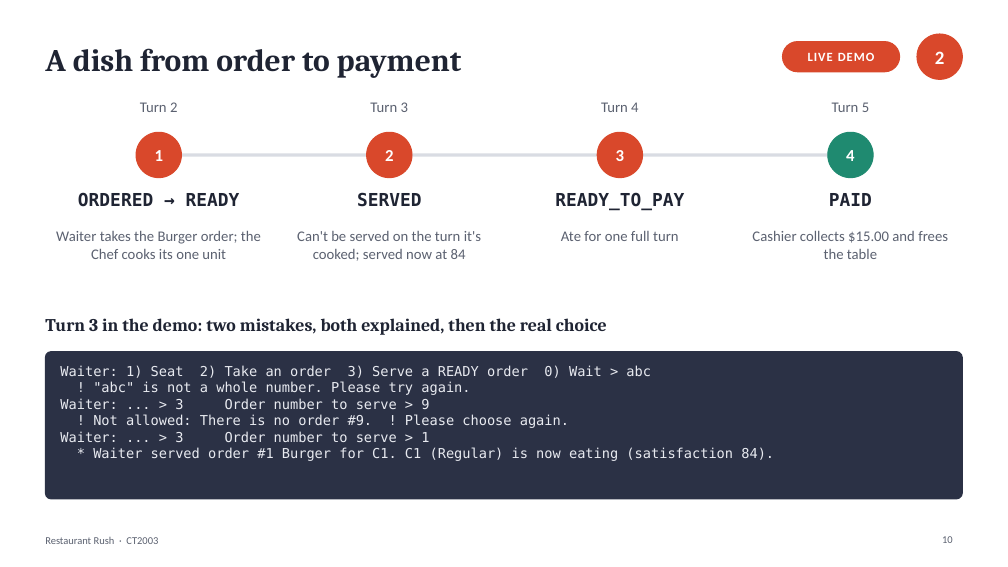
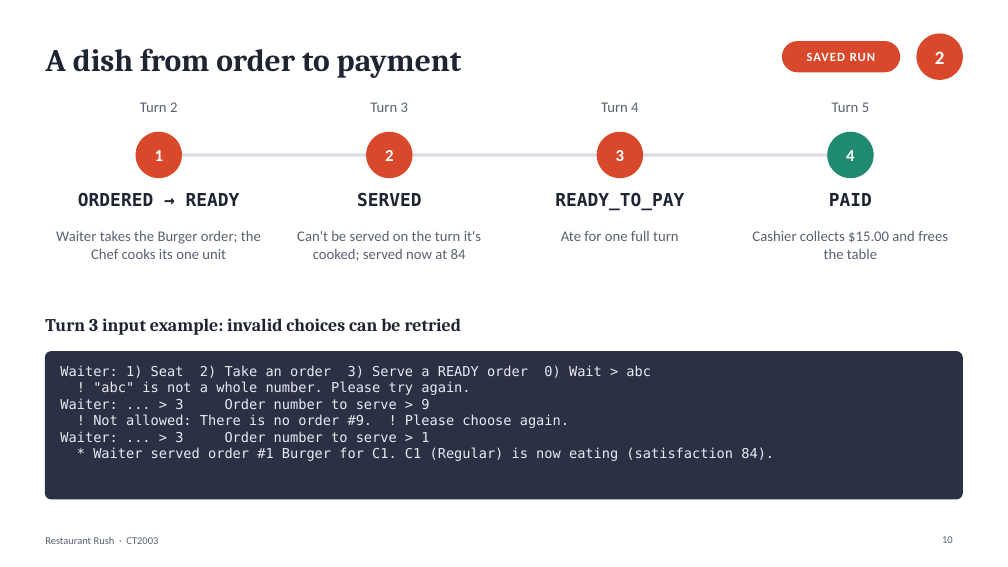
Before and after one commit to JeremyChooCK/CT2003-Restaurant-Rush, a slide deck: slide 10 of docs/presentation/RestaurantRush_Presentation.pptx. Drawn at 1008x567 pixels with LibreOffice and Linux fonts; fonts in the diff are those of the drawing. Boxes give left, top, right and bottom in pixels: in the first picture for what was removed or moved away, otherwise in the second. Text is boxed around its words. In the diff, an @@ line names an element or a change of style, - is before the commit and + after.

```diff
--- a/docs/presentation/RestaurantRush_Presentation.pptx
+++ b/docs/presentation/RestaurantRush_Presentation.pptx
@@ text at <box>807,52,875,61</box>: text changed @@
-LIVE DEMO
+SAVED RUN
@@ text at <box>45,318,462,335</box>: text changed @@
-Turn 3 in the demo: two mistakes, both explained, then the real choice
+Turn 3 input example: invalid choices can be retried
```
Also in this commit, not shown: 17 other slides changed, 1 slide added, 1 slide removed, 1 other file.
